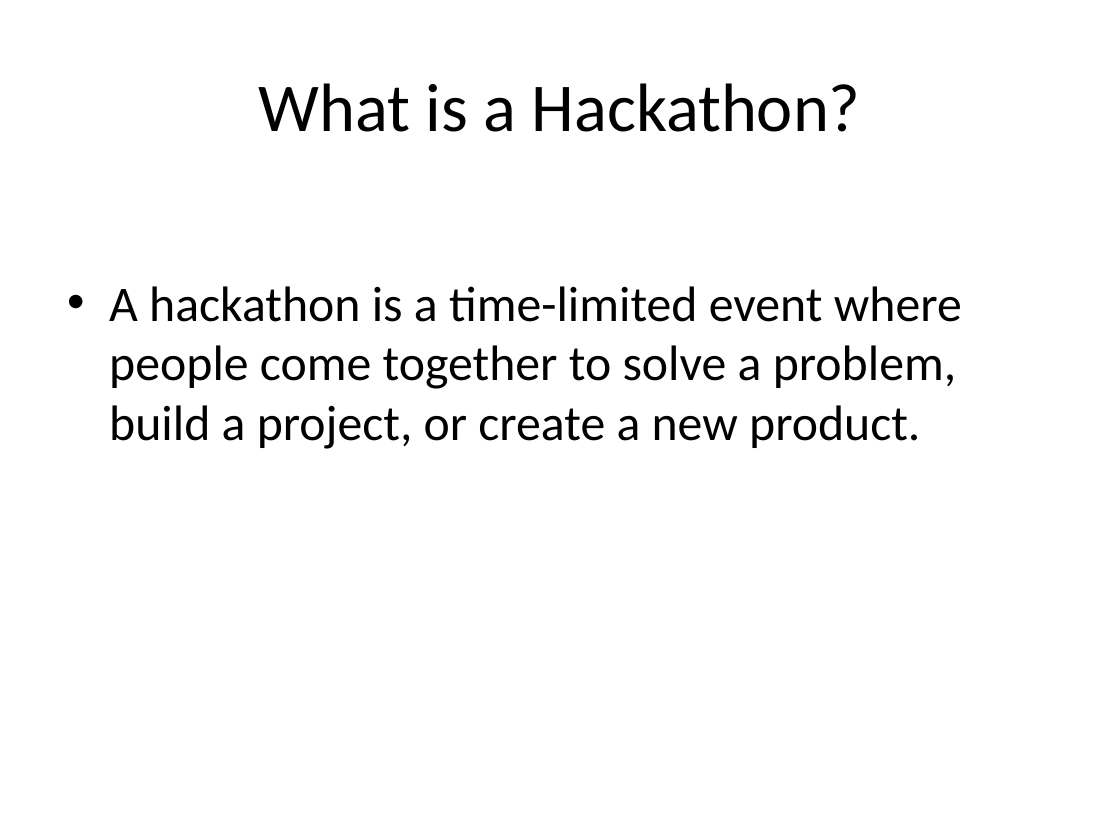
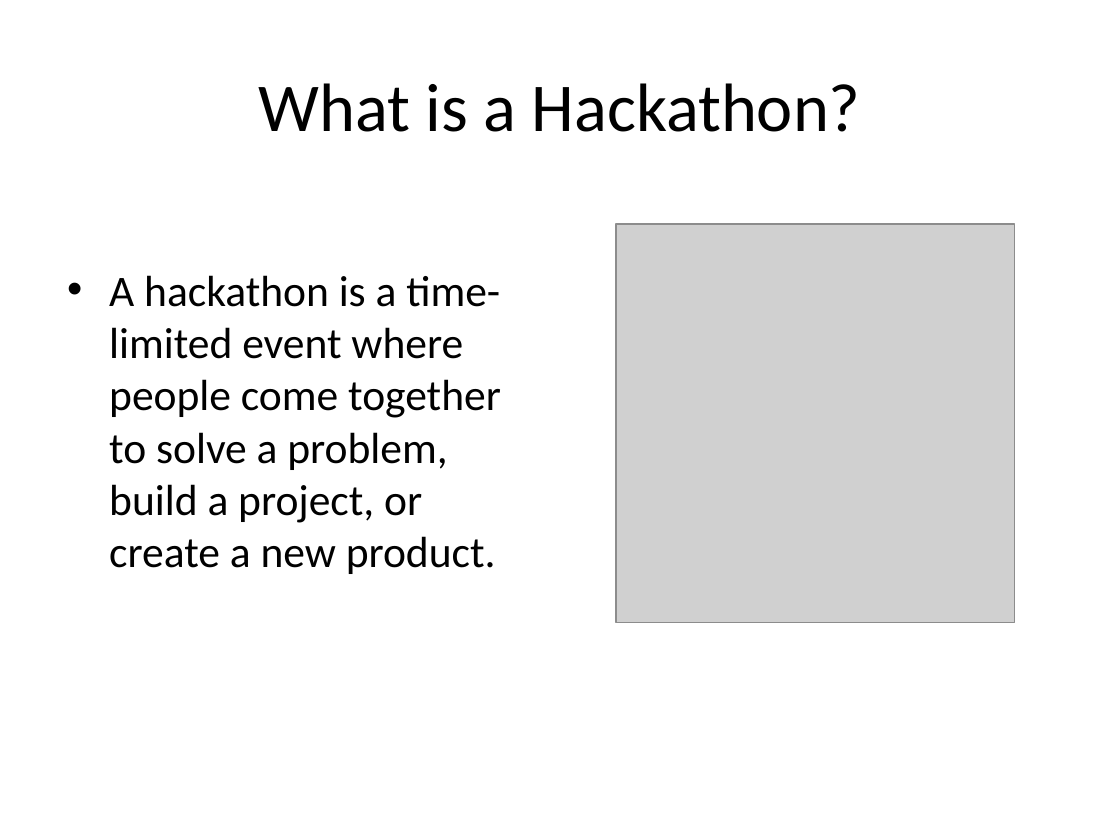
Before and after one commit to rbhagat518/slides-ai, a slide deck: slide 2 of output.pptx. Drawn at 1120x840 pixels with LibreOffice and Linux fonts; fonts in the diff are those of the drawing; grey boxes stand for pictures. Boxes give left, top, right and bottom in pixels: in the first picture for what was removed or moved away, otherwise in the second. Text is boxed around its words. In the diff, an @@ line names an element or a change of style, - is before the commit and + after.

Commit message:
added image to pptx

```diff
--- a/output.pptx
+++ b/output.pptx
@@ text "A hackathon is a time-limited ..." at bbox=[109, 275, 501, 574]: size 32 to 28 pt @@
@@ picture added at bbox=[616, 224, 1015, 623] @@
```
Also in this commit, not shown: 3 other slides changed, 2 other files.
